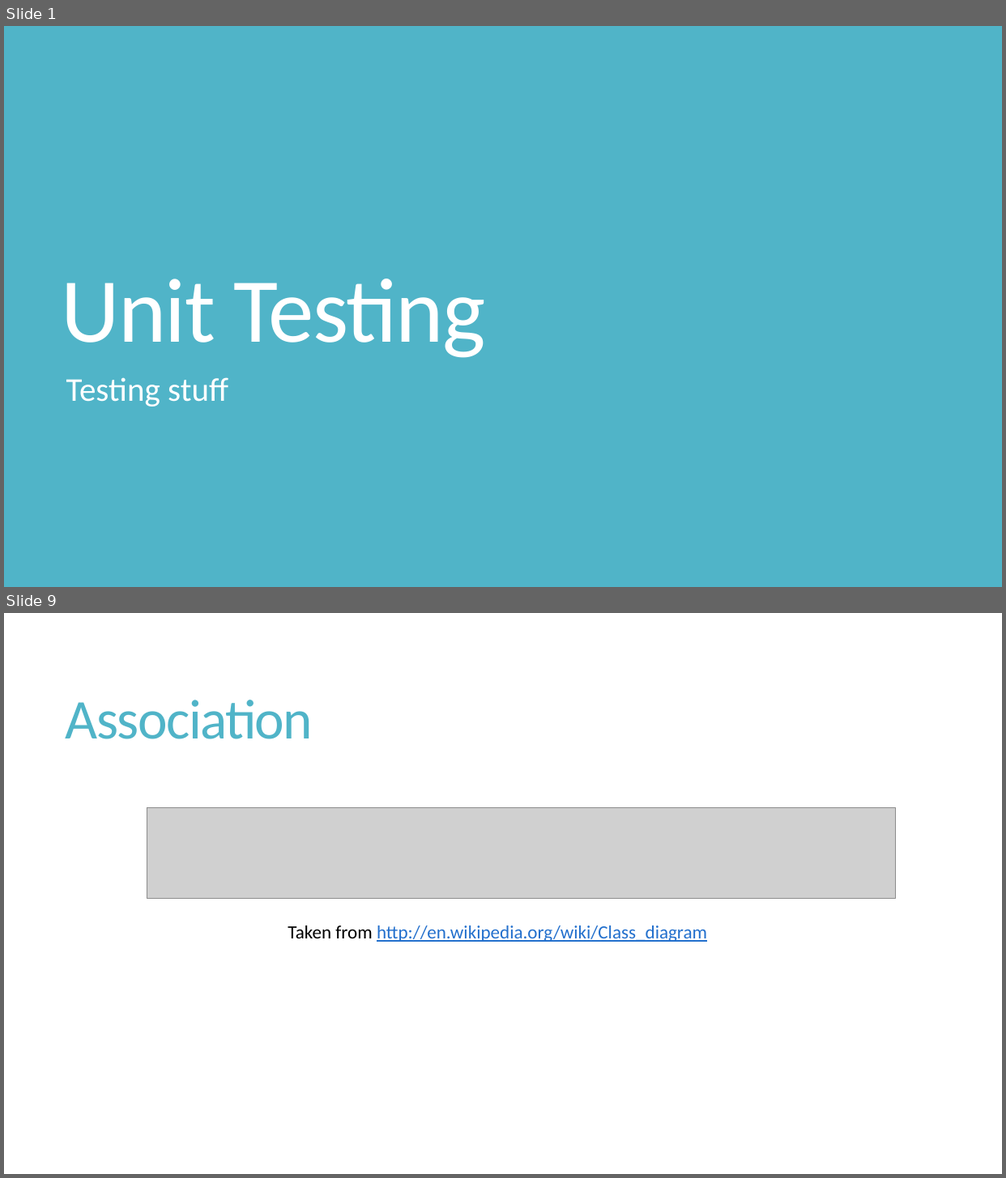
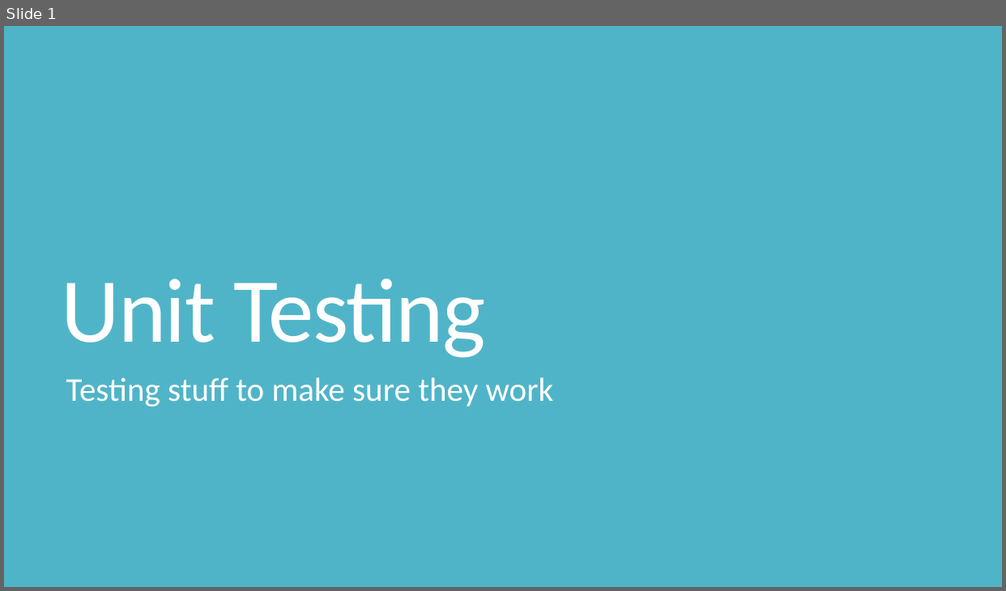
Before and after one commit to shabbir-hussain/ecse321tutorials, a slide deck: 04-UnitTesting.pptx. Shown one above the other, each under a label of ours: slides 1 and 9 before the commit, slide 1 after it; the slides between them are not shown. The pictures are 1006x1178 and 1006x591 pixels, drawn with LibreOffice and Linux fonts; fonts in the diff are those of the drawing; grey boxes stand for pictures. Boxes give left, top, right and bottom in pixels: in the first picture for what was removed or moved away, otherwise in the second. Text is boxed around its words. In the diff, an @@ line names an element or a change of style, - is before the commit and + after.

```diff
--- a/04-UnitTesting.pptx
+++ b/04-UnitTesting.pptx
@@ slide 9 removed at (x1=4, y1=613, x2=1002, y2=1174), background #FFFFFF @@
@@ title removed at (x1=66, y1=700, x2=313, y2=739) @@
-Association
@@ picture removed at (x1=147, y1=807, x2=895, y2=899) @@
@@ text removed at (x1=288, y1=926, x2=707, y2=942) @@
-Taken from http://en.wikipedia.org/wiki/Class_diagram
@@ slide 1 changed as well @@
@@ subtitle at (x1=66, y1=378, x2=554, y2=407): text changed @@
-Testing stuff
+Testing stuff to make sure they work
```
Also in this commit, not shown: 1 other slide changed, 19 slides added, 11 other slides removed, 11 other files.
